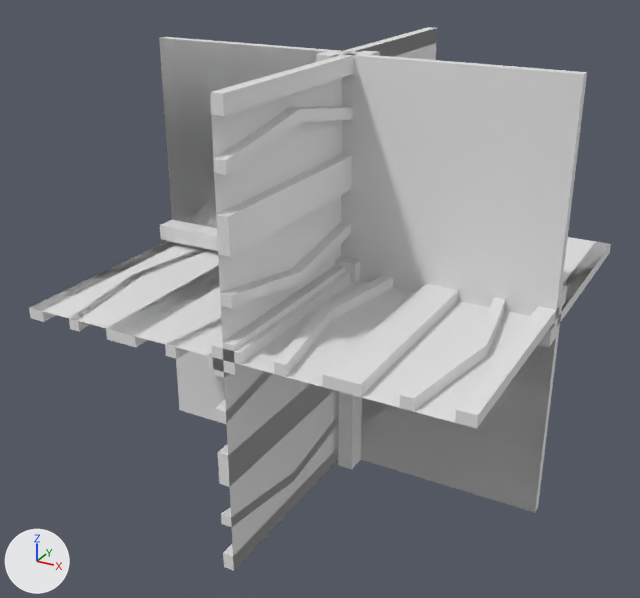
The OBJ model Data/bmc/tiles/t_105.obj, before and after one commit.
One viewpoint serves both versions: a 50 mm camera at (0.876, -1.715, 0.777) aimed at (-0.04, -0.05, -0.055). Every picture has the same lights, and +X, +Y and +Z are marked at lower left. Where no turn or scale is listed for an object, it has been applied to the vertices.

Names of what the first picture shows: 't_105'.
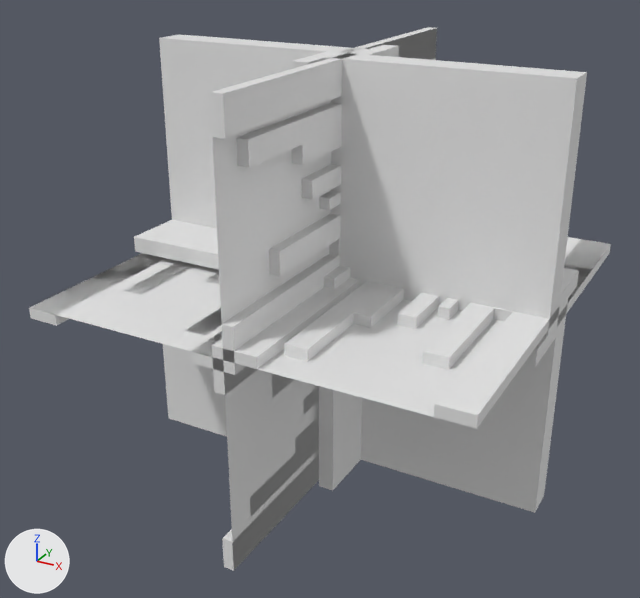
Boxes (x1, y1, x2, y2) around the edits, measured in the pictures (640 x 598 px; the box of a moved part takes in the faces that stretch with it):
part 1 of me_t_105, rebuilt
    before: (221, 414, 339, 527)
    after: (250, 417, 319, 514)
part 2 of me_t_105, rebuilt
    before: (165, 318, 222, 359)
    after: (186, 308, 222, 335)
part 3 of me_t_105, rebuilt
    before: (274, 275, 393, 377)
    after: (284, 281, 404, 362)
part 4 of me_t_105, rebuilt
    before: (214, 107, 352, 175)
    after: (236, 103, 342, 167)
part 5 of me_t_105, rebuilt
    before: (322, 284, 458, 397)
    after: (397, 293, 439, 329)
part 6 of me_t_105, rebuilt
    before: (218, 384, 332, 487)
    after: (303, 389, 319, 411)
part 7 of me_t_105, rebuilt
    before: (106, 266, 220, 347)
    after: (206, 273, 219, 284)
part 8 of me_t_105, rebuilt
    before: (216, 155, 352, 257)
    after: (302, 165, 341, 199)
part 9 of me_t_105, added
    after: (319, 191, 341, 210)
part 10 of me_t_105, added
    after: (438, 298, 459, 320)
part 11 of me_t_105, moved or reshaped
    before: (29, 28, 610, 571)
    after: (29, 29, 610, 571)

The change, as a diff of the scene's bpy script:
```diff
--- a/Data/bmc/tiles/t_105.obj.py
+++ b/Data/bmc/tiles/t_105.obj.py
@@ me_t_105 @@
 # used by ob_t_105; location = (0.0, 0.0, 0.0)
-me_t_105.from_pydata(...)  # 539 vertices, 1064 faces; spans x -0.5..0.5, y -0.5..0.5, z -0.5..0.5
+me_t_105.from_pydata(...)  # 451 vertices, 864 faces; spans x -0.5..0.5, y -0.5..0.5, z -0.5..0.5
+# me_t_105 part 1: the loose piece of 38 vertices spanning x -0.025..0.025, y -0.5..0.5, z -0.429..-0.362 is rebuilt with 25 vertices and now spans x -0.025..0.025, y -0.429..0.429, z -0.408..-0.318
+# me_t_105 part 2: the loose piece of 38 vertices spanning x -0.138..-0.071, y -0.5..0.5, z -0.025..0.025 is rebuilt with 25 vertices and now spans x -0.182..-0.092, y -0.429..0.429, z -0.025..0.025
+# me_t_105 part 3: the loose piece of 38 vertices spanning x 0.071..0.138, y -0.5..0.5, z -0.025..0.025 is rebuilt with 25 vertices and now spans x 0.092..0.182, y -0.429..0.429, z -0.025..0.025
+# me_t_105 part 4: the loose piece of 38 vertices spanning x -0.025..0.025, y -0.5..0.5, z 0.362..0.429 is rebuilt with 25 vertices and now spans x -0.025..0.025, y -0.429..0.429, z 0.318..0.408
+# me_t_105 part 5: the loose piece of 21 vertices spanning x 0.213..0.287, y -0.5..0.5, z -0.025..0.025 is rebuilt with 14 vertices and now spans x 0.223..0.263, y -0.2..0.2, z -0.025..0.025
+# me_t_105 part 6: the loose piece of 21 vertices spanning x -0.025..0.025, y -0.5..0.5, z -0.288..-0.212 is rebuilt with 14 vertices and now spans x -0.025..0.025, y -0.2..0.2, z -0.277..-0.237
+# me_t_105 part 7: the loose piece of 21 vertices spanning x -0.287..-0.213, y -0.5..0.5, z -0.025..0.025 is rebuilt with 14 vertices and now spans x -0.263..-0.223, y -0.2..0.2, z -0.025..0.025
+# me_t_105 part 8: the loose piece of 21 vertices spanning x -0.025..0.025, y -0.5..0.5, z 0.212..0.288 is rebuilt with 14 vertices and now spans x -0.025..0.025, y -0.2..0.2, z 0.237..0.277
+# me_t_105 part 9: a new loose piece of 14 vertices spanning x -0.025..0.025, y -0.126..0.126, z 0.193..0.218
+# me_t_105 part 10: a new loose piece of 14 vertices spanning x 0.282..0.307, y -0.126..0.126, z -0.025..0.025
+# me_t_105 part 11: 248 vertices removed from x -0.5..0.5, y -0.5..0.5, z -0.5..0.5; 184 vertices added at x -0.5..0.5, y -0.5..0.5, z -0.5..0.5
```
